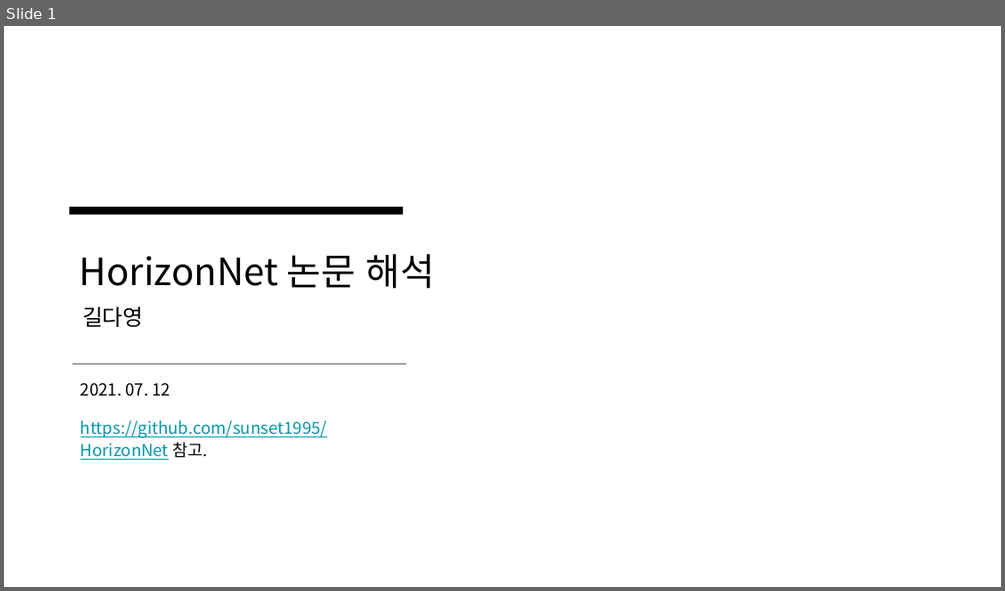
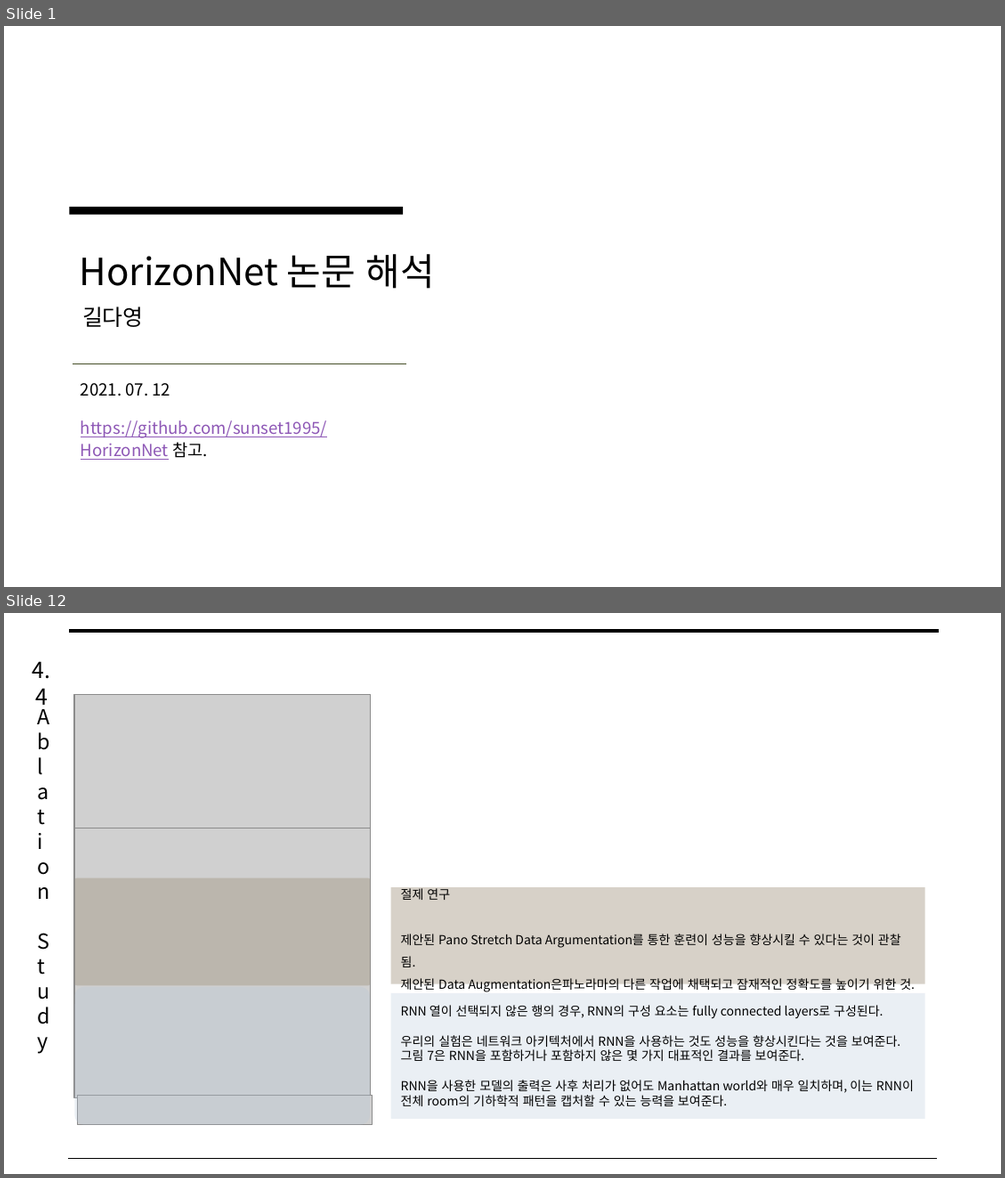
Before and after one commit to arittung/3D_Room_Layout_estimation, a slide deck: 관련 자료/HorizonNet 논문 해석.pptx. Shown one above the other, each under a label of ours: slide 1 before the commit, slides 1 and 12 after it; the slides between them are not shown. The pictures are 1005x591 and 1005x1178 pixels, drawn with LibreOffice and Linux fonts; fonts in the diff are those of the drawing; grey boxes stand for pictures. Boxes give left, top, right and bottom in pixels: in the first picture for what was removed or moved away, otherwise in the second. Text is boxed around its words. In the diff, an @@ line names an element or a change of style, - is before the commit and + after.

```diff
--- a/관련 자료/HorizonNet 논문 해석.pptx
+++ b/관련 자료/HorizonNet 논문 해석.pptx
@@ slide 12 added at <box>4,613,1001,1174</box>, background #FFFFFF @@
@@ line added from (69, 631) to (938, 631), #000000 3 pt @@
@@ text added at <box>32,661,51,711</box>, 16 pt, text #000000 @@
+4.4
@@ text added at <box>27,694,54,1138</box>, 15 pt, text #000000 @@
+Ablation Study
@@ picture added at <box>75,694,371,835</box> @@
@@ picture added at <box>75,828,371,1097</box> @@
@@ rounded rectangle added at <box>75,878,370,986</box>, fill #A0937D at 42% opacity @@
@@ rectangle added at <box>391,887,925,984</box>, fill #A0937D at 42% opacity, 9 pt, text #000000 @@
+절제 연구
+제안된 Pano Stretch Data Argumentation를 통한 훈련이 성능을 향상시킬 수 있다는 것이 관찰됨.
+제안된 Data Augmentation은파노라마의 다른 작업에 채택되고 잠재적인 정확도를 높이기 위한 것.
@@ rounded rectangle added at <box>75,987,370,1125</box>, fill #B3C5DA at 27% opacity @@
@@ rectangle added at <box>391,993,925,1119</box>, fill #B3C5DA at 27% opacity, 9 pt, text #000000 @@
+RNN 열이 선택되지 않은 행의 경우, RNN의 구성 요소는 fully connected layers로 구성된다.
+우리의 실험은 네트워크 아키텍처에서 RNN을 사용하는 것도 성능을 향상시킨다는 것을 보여준다.
+그림 7은 RNN을 포함하거나 포함하지 않은 몇 가지 대표적인 결과를 보여준다.
+RNN을 사용한 모델의 출력은 사후 처리가 없어도 Manhattan world와 매우 일치하며, 이는 RNN이 전체 room의 기하학적 패턴을 캡처할 수 있는 능력을 보여준다.
@@ picture added at <box>78,1095,372,1125</box> @@
@@ line added from (68, 1159) to (937, 1159), #000000 0.75 pt @@
@@ slide 1 changed as well @@
@@ line (73, 364) - (405, 364): stroke #595959 0.75 pt to #444D26 0.75 pt @@
@@ text at <box>81,420,327,459</box>: text colour #0097A7 to #8E58B6 in "https://github.com/sunset1995/HorizonNet" @@
```
Also in this commit, not shown: 6 other slides changed, 7 other slides added, 1 other file.
